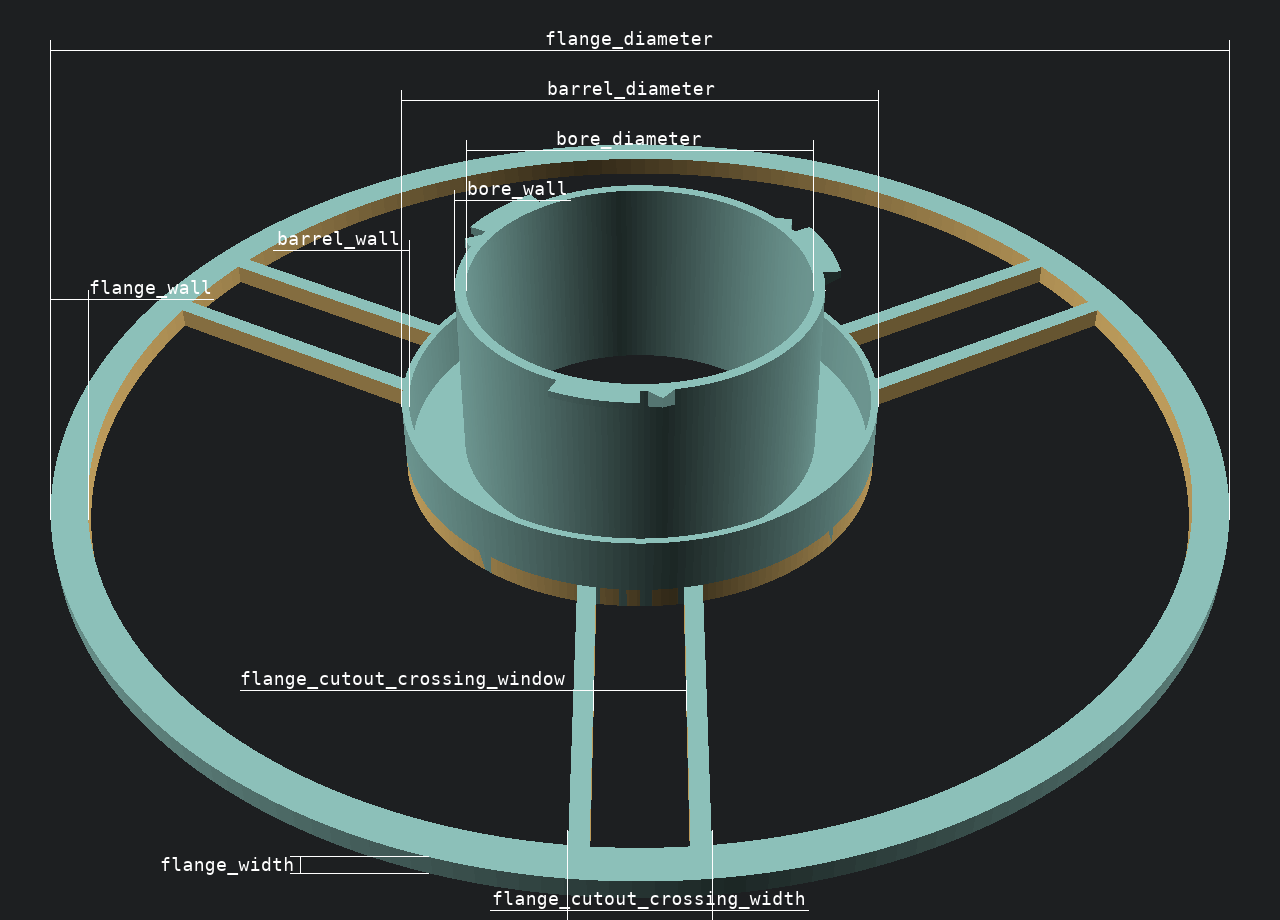
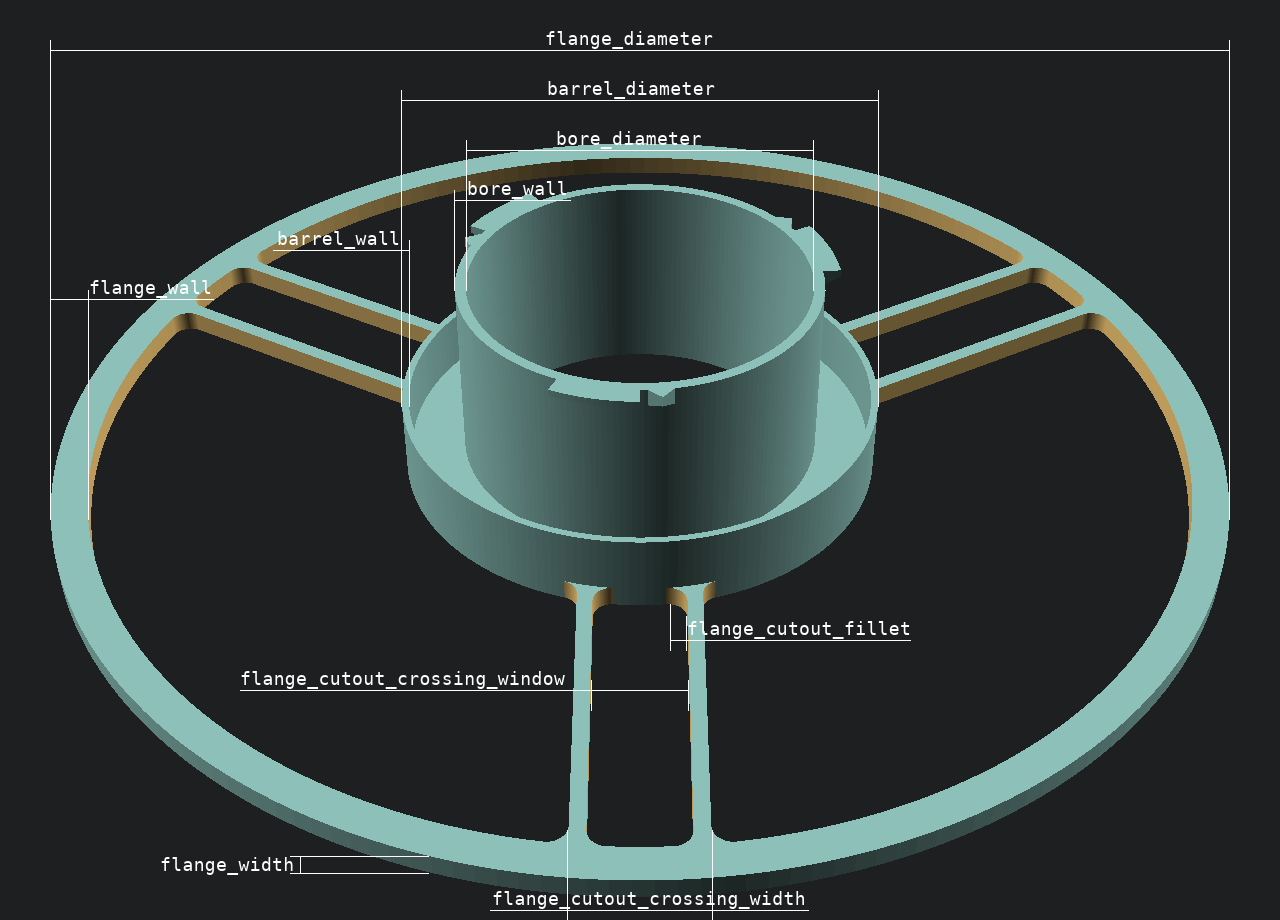
Layers edited between the first and the second (1280, 920) image:
added layer "flange_cutout_fillet" above "transparent" over [688, 621, 910, 639]
painted on "transparent" over [591, 604, 911, 711]
painted on "size.png" over [51, 143, 1229, 898]
